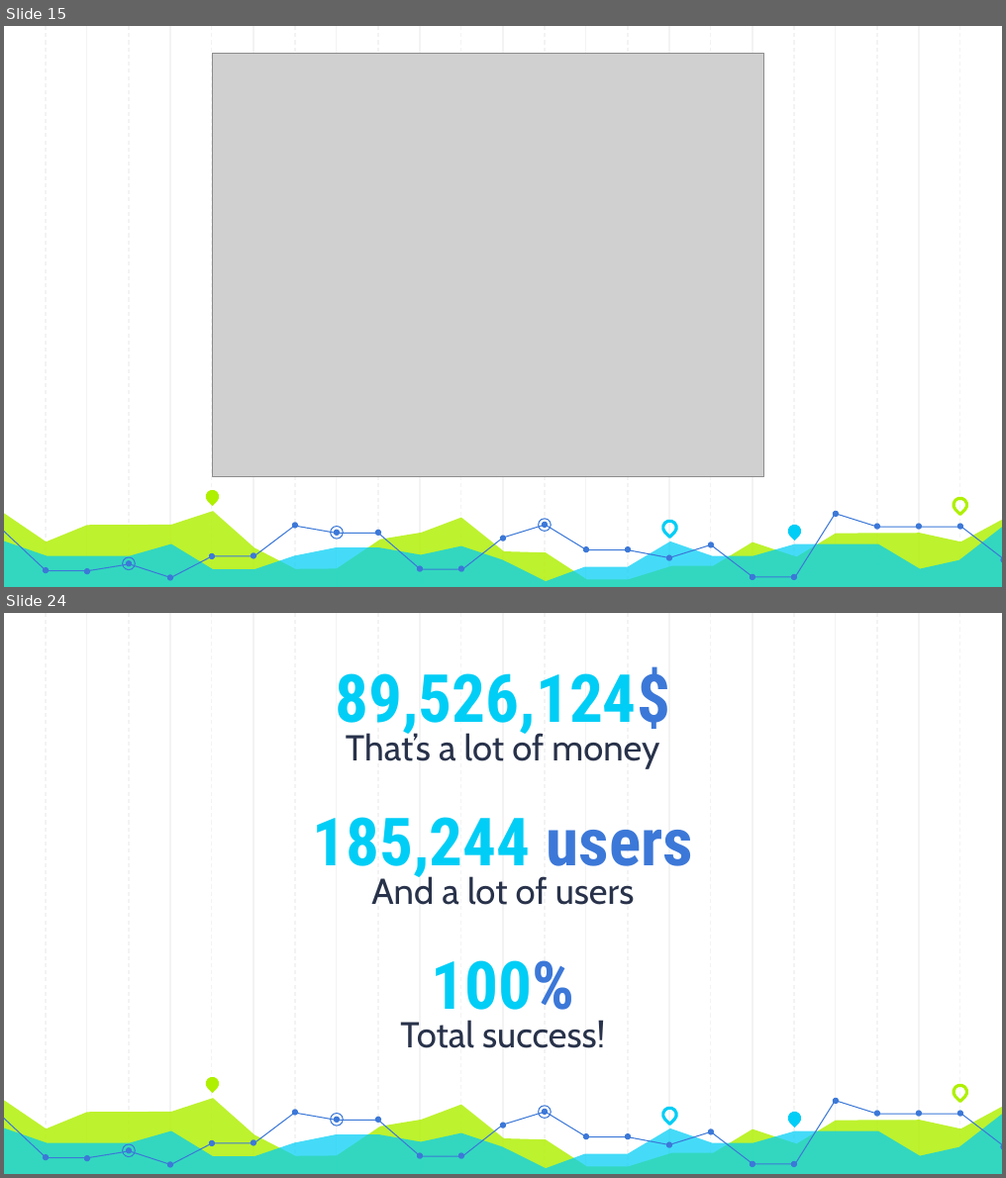
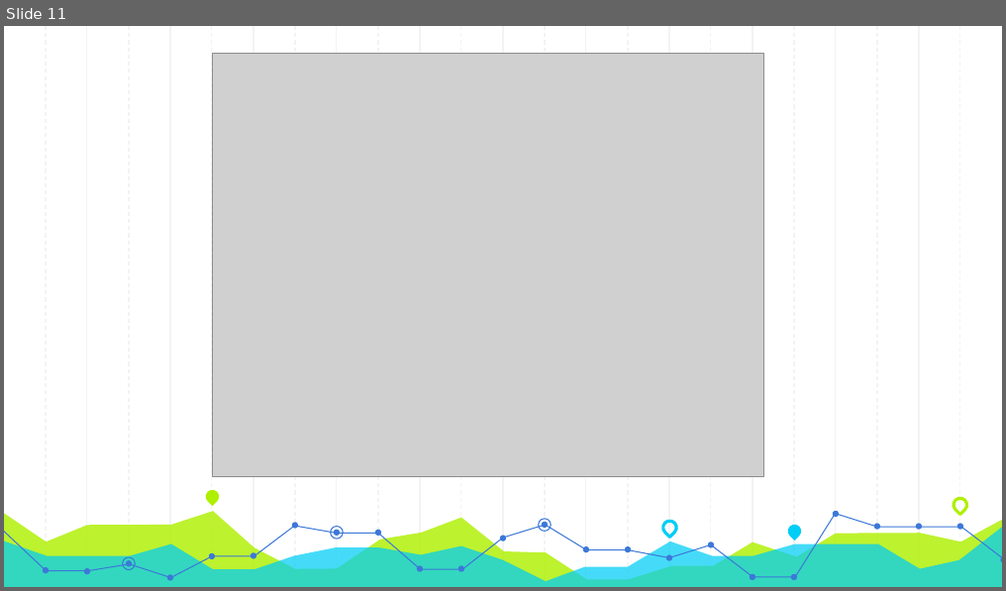
Before and after one commit to elisemoe/FLL-Team-Resources, a slide deck: Coding/Ev3-Sensors.pptx. Shown one above the other, each under a label of ours: slides 15 and 24 before the commit, slide 11 after it; the slides between them are not shown. The pictures are 1006x1178 and 1006x591 pixels, drawn with LibreOffice and Linux fonts; fonts in the diff are those of the drawing; grey boxes stand for pictures. Boxes give left, top, right and bottom in pixels: in the first picture for what was removed or moved away, otherwise in the second. Text is boxed around its words. In the diff, an @@ line names an element or a change of style, - is before the commit and + after.

```diff
--- a/Coding/Ev3-Sensors.pptx
+++ b/Coding/Ev3-Sensors.pptx
@@ slide 24 removed at [4,613,1002,1174], background #FFFFFF; not listed: 59 template elements that a slide beside it also shows @@
@@ title removed at [336,666,671,739] @@
-89,526,124$
@@ subtitle removed at [346,731,659,769] @@
-That’s a lot of money
@@ title removed at [313,817,693,882] @@
-185,244 users
@@ subtitle removed at [371,873,635,905] @@
-And a lot of users
@@ title removed at [432,960,575,1025] @@
-100%
@@ subtitle removed at [400,1020,605,1049] @@
-Total success!
@@ what was slide 15 is now slide 11 @@
```
Also in this commit, not shown: 4 slides changed, 14 other slides removed, 3 other files.
